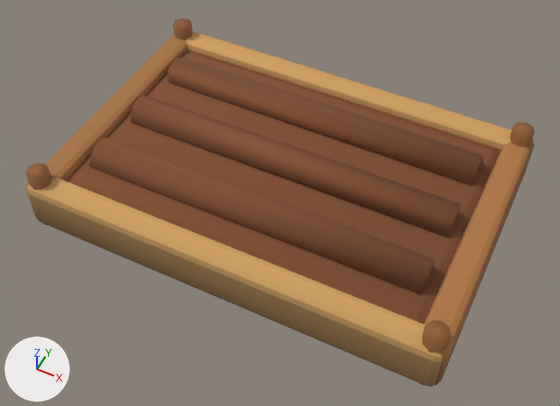
The glTF model assets/models/garden_bed.glb, before and after one commit.
Both versions are drawn from a camera (50 mm lens) standing at (0.99, -2.041, 2.489) and looking at (0.016, -0.093, 0.054). The axes (+X, +Y, +Z) are drawn at lower left. The lights are the same throughout. The first picture is the older version. Vertices at exactly the same position are counted once.

Names of what the first picture shows: 'Bed', 'Soil'.
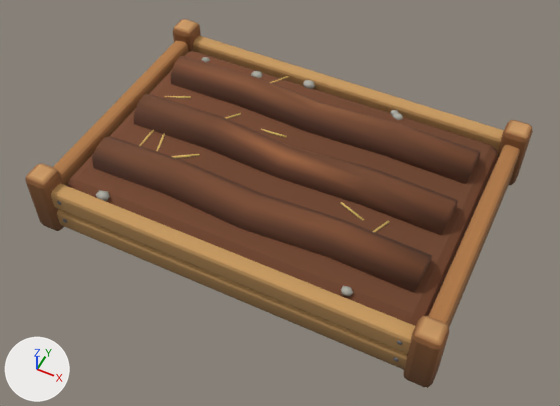
The change, as a diff of the scene's bpy script:
```diff
--- a/assets/models/garden_bed.glb.py
+++ b/assets/models/garden_bed.glb.py
@@ me_bed @@
-me_bed.from_pydata(...)  # 288 vertices, 544 faces; spans x -0.89..0.89, y -0.61..0.61, z 0.0..0.28
+me_bed.from_pydata(...)  # 880 vertices, 1680 faces; spans x -0.87..0.87, y -0.61..0.61, z -0.02..0.28
+# me_bed part 1: the loose piece of 56 vertices spanning x -0.88..0.88, y -0.61..-0.49, z 0.0..0.22 is scaled about its middle by (0.927, 0.583, 0.433), then moved by (0.0, 0.0, -0.05)
+# me_bed part 2: the loose piece of 56 vertices spanning x -0.88..0.88, y 0.49..0.61, z 0.0..0.22 is scaled about its middle by (0.927, 0.583, 0.433), then moved by (0.0, -1.1, 0.06)
+# me_bed part 3: the loose piece of 56 vertices spanning x -0.88..0.88, y 0.49..0.61, z 0.0..0.22 is copied, and the copy is scaled about its middle by (0.927, 0.583, 0.433), then moved by (0.0, 0.0, 0.06); it spans x -0.81..0.81, y 0.51..0.59, z 0.12..0.22
+# me_bed part 4: the loose piece of 56 vertices spanning x -0.89..-0.77, y -0.6..0.6, z 0.0..0.22 is scaled about its middle by (0.583, 0.875, 0.433), then moved by (0.02, 0.0, -0.05)
+# me_bed part 5: the loose piece of 56 vertices spanning x 0.77..0.89, y -0.6..0.6, z 0.0..0.22 is scaled about its middle by (0.583, 0.875, 0.433), then moved by (-1.64, 0.0, 0.06)
+# me_bed part 6: the loose piece of 56 vertices spanning x 0.77..0.89, y -0.6..0.6, z 0.0..0.22 is copied, and the copy is scaled about its middle by (0.583, 0.875, 0.433), then moved by (-0.02, 0.0, -0.05); it spans x 0.77..0.85, y -0.52..0.52, z 0.01..0.11
+# me_bed part 7: the loose piece of 56 vertices spanning x 0.77..0.89, y -0.6..0.6, z 0.0..0.22 is copied, and the copy is scaled about its middle by (0.583, 0.875, 0.433), then moved by (-0.02, 0.0, 0.06); it spans x 0.77..0.85, y -0.52..0.52, z 0.12..0.22
+# me_bed part 8: the loose piece of 16 vertices spanning x -0.88..-0.78, y -0.6..-0.5, z 0.0..0.28 is rebuilt with 56 vertices and now spans x -0.87..-0.75, y -0.61..-0.5, z -0.02..0.28
+# me_bed part 9: the loose piece of 16 vertices spanning x 0.78..0.88, y -0.6..-0.5, z 0.0..0.28 is rebuilt with 56 vertices and now spans x 0.75..0.87, y -0.61..-0.5, z -0.02..0.28
+# me_bed part 10: the loose piece of 16 vertices spanning x -0.88..-0.78, y 0.5..0.6, z 0.0..0.28 is rebuilt with 56 vertices and now spans x -0.87..-0.75, y 0.5..0.61, z -0.02..0.28
+# me_bed part 11: the loose piece of 16 vertices spanning x 0.78..0.88, y 0.5..0.6, z 0.0..0.28 is rebuilt with 56 vertices and now spans x 0.75..0.87, y 0.5..0.61, z -0.02..0.28
+# other edits to the shape of me_bed do not show in these pictures
 me_bed.materials.append(mat_vc)
@@ me_soil_001 @@
-me_soil_001.from_pydata(...)  # 104 vertices, 192 faces; spans x -0.78..0.78, y -0.5..0.5, z 0.05..0.28
+me_soil_001.from_pydata(...)  # 206 vertices, 396 faces; spans x -0.78..0.78, y -0.52..0.52, z 0.04..0.29
+# me_soil_001 part 12: the loose piece of 56 vertices spanning x -0.78..0.78, y -0.5..0.5, z 0.05..0.19 is scaled about its middle by (0.986, 1.02, 1.1)
+# me_soil_001 part 13: the loose piece of 16 vertices spanning x -0.72..0.72, y 0.23..0.38, z 0.12..0.28 is rebuilt with 50 vertices and now spans x -0.7..0.7, y 0.21..0.4, z 0.12..0.29
+# me_soil_001 part 14: the loose piece of 16 vertices spanning x -0.72..0.72, y -0.38..-0.23, z 0.12..0.28 is rebuilt with 50 vertices and now spans x -0.7..0.7, y -0.4..-0.21, z 0.12..0.29
+# me_soil_001 part 15: the loose piece of 16 vertices spanning x -0.72..0.72, y -0.08..0.07, z 0.13..0.28 is rebuilt with 50 vertices and now spans x -0.7..0.7, y -0.09..0.1, z 0.12..0.29
 me_soil_001.materials.append(mat_vc)
@@ ob_beddeco @@
+ob_beddeco = bpy.data.objects.new('BedDeco', me_beddeco)  # 164 vertices, 260 faces; spans x -0.679..0.502, y -0.514..0.523, z 0.181..0.219
+ob_beddeco.location = (0.0, 0.0, 0.0)
```

Changed parts and their boxes [x1, y1, x2, y2] in the pictures (560 x 406 px; the box of a moved part takes in the faces that stretch with it):
'Soil', reshaped: before [68, 52, 499, 324]; after [67, 51, 498, 326]
'Bed', reshaped: before [26, 18, 535, 387]; after [25, 19, 533, 388]
'BedDeco', added: after [96, 57, 403, 297]
part 1 of me_bed, moved or reshaped: before [26, 179, 442, 387]; after [57, 209, 407, 370]
part 2 of me_bed, moved or reshaped: before [186, 31, 512, 153]; after [51, 183, 415, 354]
part 3 of me_bed, added: after [193, 36, 504, 153]
part 4 of me_bed, moved or reshaped (not visible afterwards): before [26, 34, 189, 188]
part 5 of me_bed, moved or reshaped: before [424, 139, 534, 385]; after [53, 40, 188, 186]
part 6 of me_bed, added (mostly hidden): after [448, 169, 514, 327]
part 7 of me_bed, added (brown): after [429, 145, 520, 325]
part 8 of me_bed, rebuilt: before [26, 163, 52, 225]; after [25, 163, 64, 231]
part 9 of me_bed, rebuilt: before [420, 320, 451, 385]; after [403, 316, 449, 388]
part 10 of me_bed, rebuilt: before [173, 18, 193, 40]; after [173, 19, 201, 52]
part 11 of me_bed, rebuilt: before [510, 122, 535, 147]; after [497, 120, 533, 185]
part 12 of me_soil_001, moved or reshaped: before [68, 52, 499, 324]; after [67, 51, 498, 326]
part 13 of me_soil_001, rebuilt: before [168, 58, 483, 185]; after [171, 56, 480, 184]
part 14 of me_soil_001, rebuilt: before [89, 138, 435, 294]; after [92, 137, 432, 293]
part 15 of me_soil_001, rebuilt: before [131, 95, 461, 237]; after [134, 94, 458, 235]
